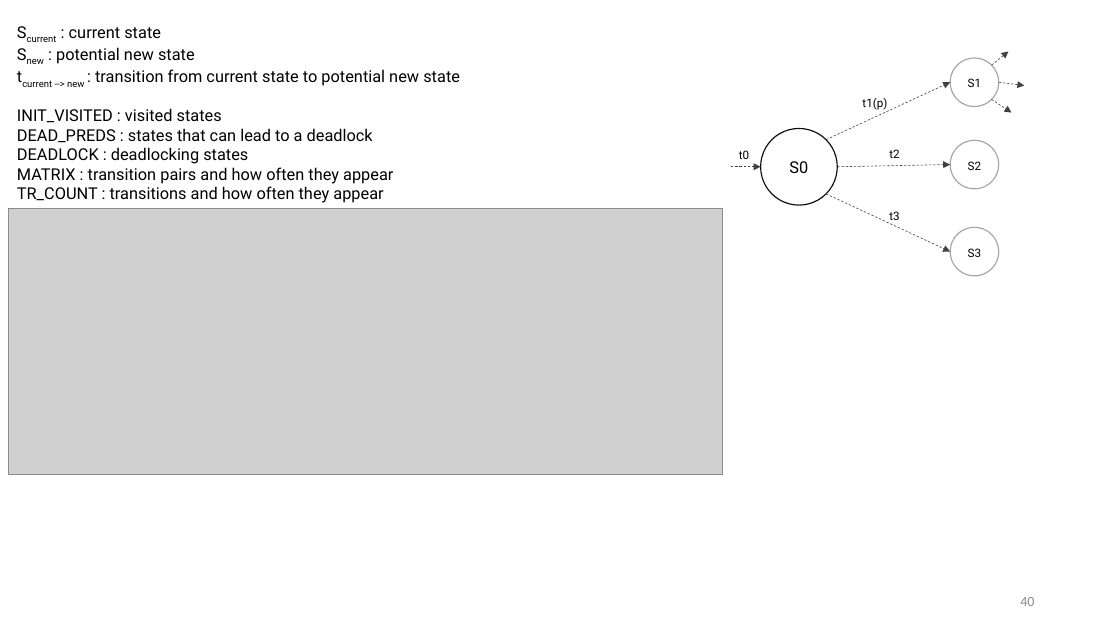
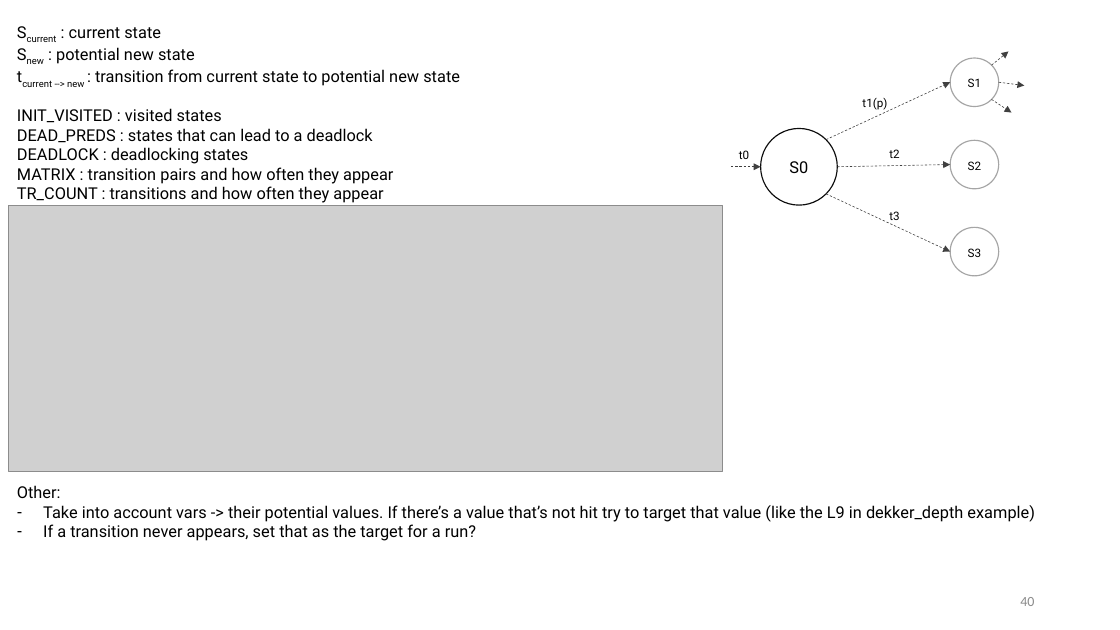
Before and after one commit to cubicle-model-checker/cubicle, a slide deck: slide 40 of mcmc_method.pptx. Drawn at 1120x630 pixels with LibreOffice and Linux fonts; fonts in the diff are those of the drawing; grey boxes stand for pictures. Boxes give left, top, right and bottom in pixels: in the first picture for what was removed or moved away, otherwise in the second. Text is boxed around its words. In the diff, an @@ line names an element or a change of style, - is before the commit and + after.

Commit message:
modified method

```diff
--- a/mcmc_method.pptx
+++ b/mcmc_method.pptx
@@ picture: place and size @@
-picture at (8, 208, 723, 475)
+picture at (8, 205, 723, 471)
@@ text added at (17, 485, 1035, 541), 14 pt, text #000000 @@
+Other:
+– Take into account vars -> their potential values. If there’s a value that’s not hit try to target that value (like the L9 in dekker_depth example)
+– If a transition never appears, set that as the target for a run?
```
